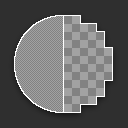
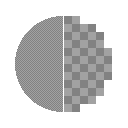
Comparing the layer stacks of the two 128px x 128px images. Changes:
hid "Background" over [0, 0, 128, 128]
